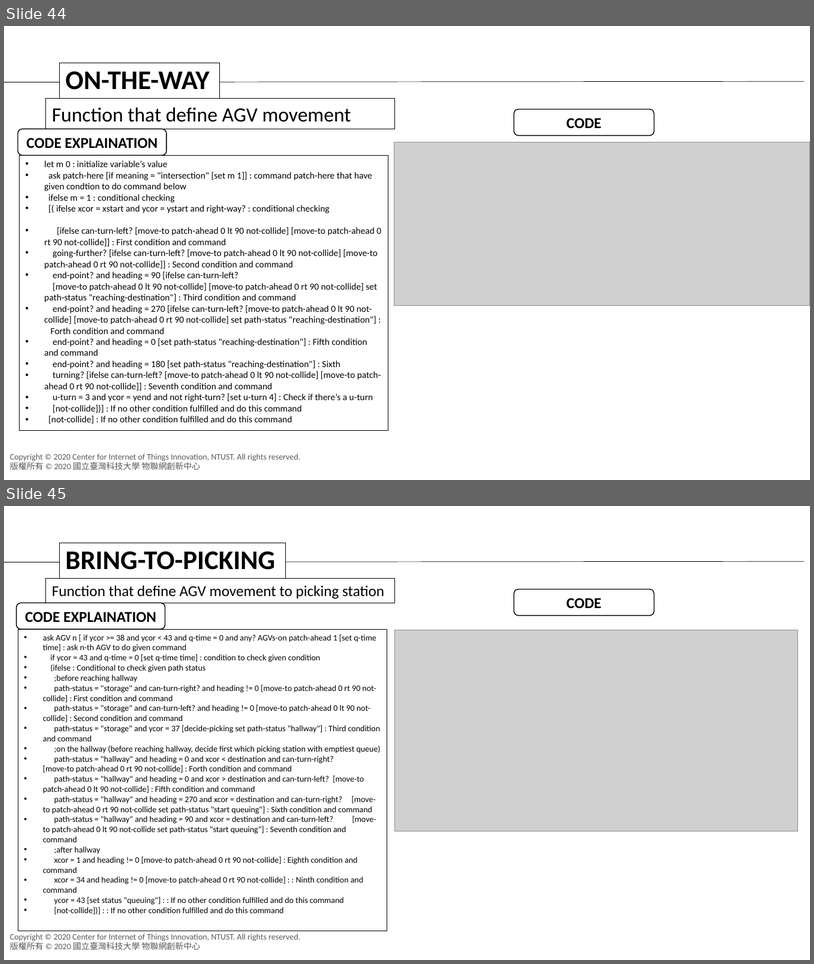
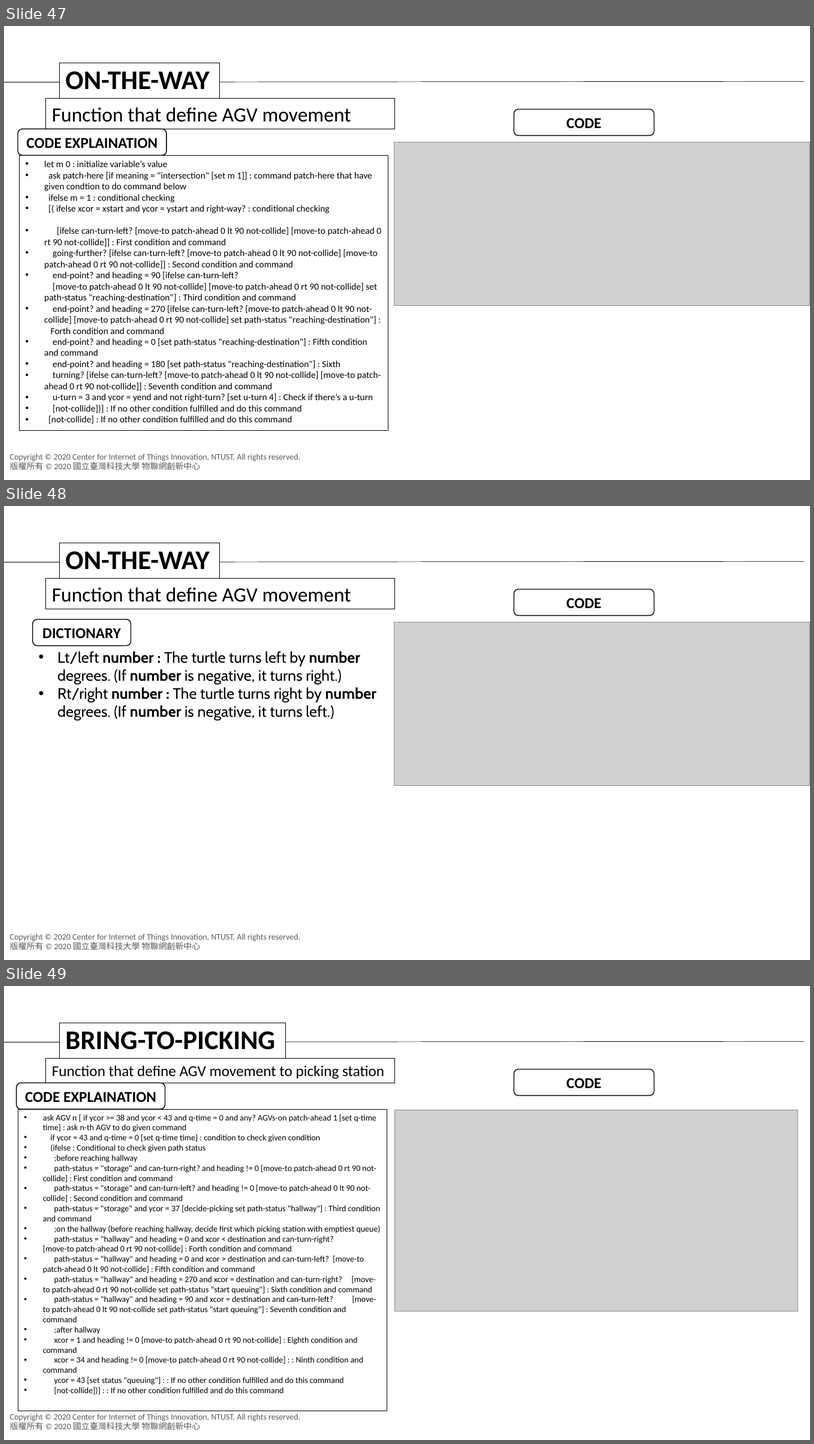
Before and after one commit to agnesyosephine/kiva, a slide deck: Tutorial/Code Learning-Ryanda.pptx. Shown one above the other, each under a label of ours: slides 44 and 45 before the commit, slides 47, 48 and 49 after it. The pictures are 814x964 and 814x1444 pixels, drawn with LibreOffice and Linux fonts; fonts in the diff are those of the drawing; grey boxes stand for pictures; background and template pictures are left out. Boxes give left, top, right and bottom in pixels: in the first picture for what was removed or moved away, otherwise in the second. Text is boxed around its words. In the diff, an @@ line names an element or a change of style, - is before the commit and + after.

```diff
--- a/Tutorial/Code Learning-Ryanda.pptx
+++ b/Tutorial/Code Learning-Ryanda.pptx
@@ slide 48 added at [4,506,810,960], background #FFFFFF; not listed: 2 template elements that a slide beside it also shows @@
@@ rectangle added at [60,543,220,579], fill #FFFFFF, outline #000000 0.75 pt, 32 pt, text #000000, bold @@
+ON-THE-WAY
@@ line added from (4, 562) to (804, 562), #000000 0.5 pt @@
@@ rectangle added at [46,579,395,609], outline #000000 0.75 pt, 24 pt, text #000000 @@
+Function that define AGV movement
@@ rounded rectangle added at [515,589,655,615], fill #FFFFFF, outline #000000 1 pt, 18 pt, text #000000, bold @@
+CODE
@@ rounded rectangle added at [32,619,131,646], fill #FFFFFF, outline #000000 1 pt, 18 pt, text #000000, bold @@
+DICTIONARY
@@ picture added at [395,622,810,786] @@
@@ text added at [57,651,377,721], 18 pt, text #000000 @@
+• Lt/left number : The turtle turns left by number degrees. (If number is negative, it turns right.)
+• Rt/right number : The turtle turns right by number degrees. (If number is negative, it turns left.)
@@ what was slide 44 is now slide 47 @@
@@ what was slide 45 is now slide 49 @@
```
Also in this commit, not shown: 1 slide changed, 3 other slides added.
